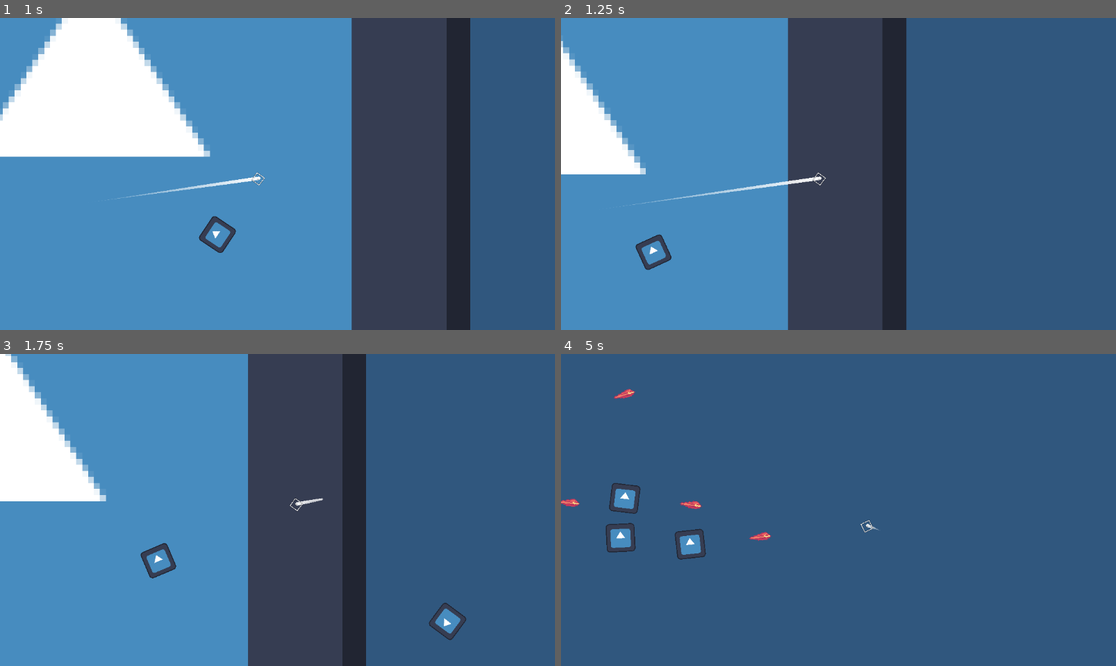
Above: before the commit, frames 1-4 (two rows, left to right).
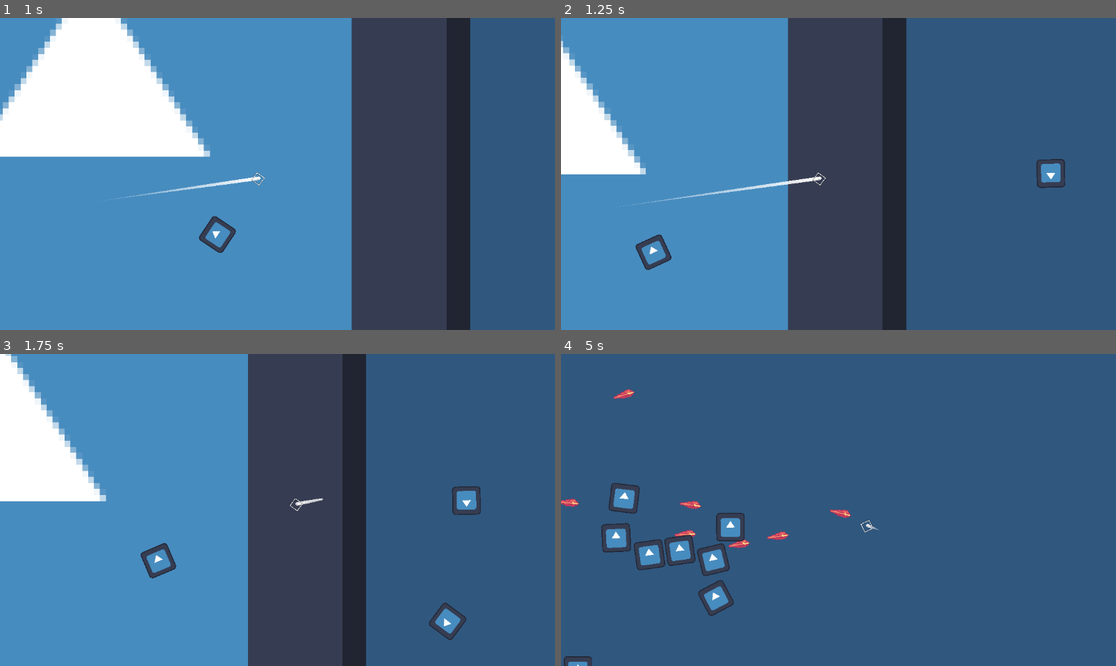
Above: after the commit, the same moments.

Repository: HazarBakir/void_blade
Game: Godot game, scene res://scenes/game_scene.tscn
Same seed, same stepped clock (60 frames per second), same inputs: the game is played once before the commit and once after it. The engine's default icon, where the game draws it, is replaced by a stand-in: a white triangle on a blue panel in a dark square.
Inputs (mouse positions are in pixels of both pictures, inside the frame that each line leads up to):
- Up to frame 1 (1 s): move the mouse to (399, 158) at 0.52 s; press the mouse at (399, 158) at 0.53 s
- Up to frame 2 (1.25 s): no input
- Up to frame 3 (1.75 s): move the mouse to (166, 525) at 1.27 s; release the mouse at (166, 525) at 1.28 s; click (166, 525) at 1.35 s
- Up to frame 4 (5 s): move the mouse to (894, 441) at 2.02 s; press the mouse at (894, 441) at 2.03 s; move the mouse to (810, 572) at 2.77 s; release the mouse at (810, 572) at 2.78 s; click (810, 572) at 2.85 s; move the mouse to (1005, 556) at 3.52 s; press the mouse at (1005, 556) at 3.53 s; move the mouse to (672, 463) at 4.27 s; release the mouse at (672, 463) at 4.28 s; click (672, 463) at 4.35 s

Frame 1 is identical in both runs. In frame 2, 0.5% of the frame differs, in the area x 85-91%, y 45-55%; in frame 3, 0.5%; in frame 4, 3.2%, in the area x 0-53%, y 11-100%.

Commit message:
feat(enemy_spawner) initial commit
enemy portal can spawn enemies in the time that specified, will add the spawn rate too

Diff:
--- a/scenes/enemy_lvl_1.tscn
+++ b/Scenes/enemy_lvl_1_ranger.tscn
@@ -1,22 +1,22 @@
 [gd_scene load_steps=5 format=3 uid="uid://n5m7nhhfcg3n"]
 
-[ext_resource type="Script" uid="uid://cxtqkpmof6s2u" path="res://Scripts/Enemy/enemy.gd" id="1_huous"]
-[ext_resource type="Texture2D" uid="uid://cbvrpblaxd16w" path="res://icon.svg" id="1_k76vs"]
+[ext_resource type="Script" uid="uid://cxtqkpmof6s2u" path="res://Scripts/Enemy/enemy.gd" id="1_rrurh"]
+[ext_resource type="Texture2D" uid="uid://cbvrpblaxd16w" path="res://icon.svg" id="2_cvvx1"]
 
 [sub_resource type="RectangleShape2D" id="RectangleShape2D_huous"]
 
 [sub_resource type="RectangleShape2D" id="RectangleShape2D_xaxbr"]
 
-[node name="enemy_lvl_1" type="CharacterBody2D"]
+[node name="enemy_lvl_1_ranger" type="CharacterBody2D"]
 scale = Vector2(2.04052, 2.04052)
-script = ExtResource("1_huous")
+script = ExtResource("1_rrurh")
 
 [node name="CollisionShape2D" type="CollisionShape2D" parent="."]
 shape = SubResource("RectangleShape2D_huous")
 
 [node name="Sprite2D" type="Sprite2D" parent="."]
 scale = Vector2(0.15, 0.15)
-texture = ExtResource("1_k76vs")
+texture = ExtResource("2_cvvx1")
 
 [node name="Muzzle-Shoot_Point" type="Marker2D" parent="."]
 position = Vector2(12, 0)
--- /dev/null
+++ b/Scenes/enemy_spawner.tscn
@@ -0,0 +1,11 @@
+[gd_scene load_steps=2 format=3 uid="uid://dot0y6kbrri6e"]
+
+[ext_resource type="Script" uid="uid://cv4n58l3pvndp" path="res://Scripts/Enemy/enemy_spawner.gd" id="1_4l55s"]
+
+[node name="enemy_spawner" type="Node2D"]
+script = ExtResource("1_4l55s")
+
+[node name="Timer" type="Timer" parent="."]
+autostart = true
+
+[connection signal="timeout" from="Timer" to="." method="_on_timer_timeout"]
--- /dev/null
+++ b/Scripts/Enemy/enemy_spawner.gd
@@ -0,0 +1,15 @@
+extends Node2D
+@onready var enemy = preload("res://Scenes/enemy_lvl_1_ranger.tscn")
+
+func _on_timer_timeout() -> void:
+	if enemy == null:
+		print("Error: Enemy scene failed to preload")
+		return
+
+	var entity = enemy.instantiate()
+	if entity == null:
+		print("Error: Failed to instantiate enemy")
+		return
+
+	entity.position = position
+	get_parent().get_node("enemies").add_child(entity)
--- a/Scripts/Player/trail_line.gd
+++ b/Scripts/Player/trail_line.gd
@@ -39,7 +39,6 @@
 		var fade_factor = float(i) / float(points_alpha.size())
 		points_alpha[i] = max(0.0, points_alpha[i] - fade_speed * delta * (1.0 - fade_factor * 0.5))
 
-	var gradient = Gradient.new()
 	for i in range(points_alpha.size()):
 		var point_color = default_color
 		point_color.a = points_alpha[i]
--- a/Scripts/enemy/enemy.gd
+++ b/Scripts/enemy/enemy.gd
@@ -1,7 +1,7 @@
 extends CharacterBody2D
 const bullet = preload("res://scenes/bullet.tscn")
-@onready var target: CharacterBody2D = %player
 @onready var game_scene = get_node("/root/game_scene")
+var target: CharacterBody2D = null
 var speed = 250.0
 var original_speed = 250.0
 var accel = 8.0
@@ -10,14 +10,30 @@
 
 func _ready() -> void:
 	add_to_group("enemies")
+	find_player()
+
+func find_player():
+	var players = get_tree().get_nodes_in_group("player")
+	if players.size() > 0:
+		target = players[0] as CharacterBody2D
 
 func _physics_process(delta):
+	if target == null or not is_instance_valid(target):
+		find_player()
+		return
+
 	move_to_player(delta)
 	look_at(target.position)
 	move_and_slide()
 
 func shoot():
+	if target == null or not is_instance_valid(target):
+		return
+
 	var b = bullet.instantiate()
+	if b == null:
+		return
+
 	b.global_transform = $"Muzzle-Shoot_Point".global_transform
 	b.target = target
 	game_scene.add_child(b)
@@ -26,6 +42,9 @@
 	shoot()
 
 func move_to_player(delta):
+	if target == null:
+		return
+
 	var direction = (target.position - position).normalized()
 	if speed == 0:
 		current_speed = lerp(current_speed, 0.0, decel * delta)
--- a/project.godot
+++ b/project.godot
@@ -17,7 +17,7 @@
 
 [autoload]
 
-player_stats="*res://Scripts/Player/player_stats.gd"
+PlayerStats="*res://Scripts/Player/player_stats.gd"
 
 [display]
 
--- a/scenes/game_scene.tscn
+++ b/scenes/game_scene.tscn
@@ -1,8 +1,9 @@
-[gd_scene load_steps=4 format=3 uid="uid://pektlh5iak8r"]
+[gd_scene load_steps=5 format=3 uid="uid://pektlh5iak8r"]
 
 [ext_resource type="PackedScene" uid="uid://bvr6pjuau5noi" path="res://Scenes/player.tscn" id="1_w5aja"]
 [ext_resource type="Texture2D" uid="uid://cbvrpblaxd16w" path="res://icon.svg" id="3_ycayy"]
-[ext_resource type="PackedScene" uid="uid://n5m7nhhfcg3n" path="res://Scenes/enemy_lvl_1.tscn" id="4_bw6k5"]
+[ext_resource type="PackedScene" uid="uid://n5m7nhhfcg3n" path="res://Scenes/enemy_lvl_1_ranger.tscn" id="4_bw6k5"]
+[ext_resource type="PackedScene" uid="uid://dot0y6kbrri6e" path="res://Scenes/enemy_spawner.tscn" id="4_fiftr"]
 
 [node name="game_scene" type="Node2D"]
 scale = Vector2(1.01844, 1)
@@ -20,34 +21,37 @@
 
 [node name="enemies" type="Node" parent="."]
 
-[node name="enemy_lvl_1" parent="enemies" instance=ExtResource("4_bw6k5")]
+[node name="enemy_lvl_1_ranger" parent="enemies" instance=ExtResource("4_bw6k5")]
 position = Vector2(202.669, 42)
 scale = Vector2(2.07814, 2.04052)
 
-[node name="enemy_lvl_2" parent="enemies" instance=ExtResource("4_bw6k5")]
+[node name="enemy_lvl_1_ranger2" parent="enemies" instance=ExtResource("4_bw6k5")]
 position = Vector2(1084, -648)
 scale = Vector2(2.07814, 2.04052)
 
-[node name="enemy_lvl_3" parent="enemies" instance=ExtResource("4_bw6k5")]
+[node name="enemy_lvl_1_ranger3" parent="enemies" instance=ExtResource("4_bw6k5")]
 position = Vector2(-422, -574)
 scale = Vector2(2.07814, 2.04052)
 
-[node name="enemy_lvl_4" parent="enemies" instance=ExtResource("4_bw6k5")]
+[node name="enemy_lvl_1_ranger4" parent="enemies" instance=ExtResource("4_bw6k5")]
 position = Vector2(-978, -166)
 scale = Vector2(2.07814, 2.04052)
 
-[node name="enemy_lvl_5" parent="enemies" instance=ExtResource("4_bw6k5")]
+[node name="enemy_lvl_1_ranger5" parent="enemies" instance=ExtResource("4_bw6k5")]
 position = Vector2(-1024, -859)
 scale = Vector2(2.07814, 2.04052)
 
-[node name="enemy_lvl_6" parent="enemies" instance=ExtResource("4_bw6k5")]
+[node name="enemy_lvl_1_ranger6" parent="enemies" instance=ExtResource("4_bw6k5")]
 position = Vector2(371, -768)
 scale = Vector2(2.07814, 2.04052)
 
-[node name="enemy_lvl_7" parent="enemies" instance=ExtResource("4_bw6k5")]
+[node name="enemy_lvl_1_ranger7" parent="enemies" instance=ExtResource("4_bw6k5")]
 position = Vector2(1024, 271)
 scale = Vector2(2.07814, 2.04052)
 
-[node name="enemy_lvl_8" parent="enemies" instance=ExtResource("4_bw6k5")]
+[node name="enemy_lvl_1_ranger8" parent="enemies" instance=ExtResource("4_bw6k5")]
 position = Vector2(-691, 462)
 scale = Vector2(2.07814, 2.04052)
+
+[node name="enemy_spawner" parent="." instance=ExtResource("4_fiftr")]
+position = Vector2(784.533, -70)
--- a/scenes/player.tscn
+++ b/scenes/player.tscn
@@ -89,7 +89,7 @@
 }]
 
 [sub_resource type="RectangleShape2D" id="RectangleShape2D_dqkch"]
-size = Vector2(8.18755, 8.18755)
+size = Vector2(7.44323, 7.44323)
 
 [sub_resource type="Curve" id="Curve_qhqgy"]
 bake_resolution = 500
@@ -128,7 +128,7 @@
 autoplay = "idle"
 
 [node name="CollisionShape2D" type="CollisionShape2D" parent="."]
-position = Vector2(-2.19596e-07, 1.33326e-07)
+position = Vector2(7.84272e-09, -1.05877e-07)
 rotation = 0.785398
 shape = SubResource("RectangleShape2D_dqkch")
 
Not shown, added: Scripts/Enemy/enemy_spawner.gd.uid
